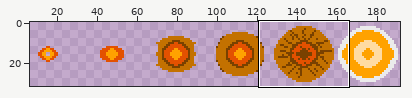
File history of a sprite sheet, Assets/Sprites/EnemySpawner.png. The picture above shows the old version from afar; the outline marks the close-up.
Close-up. As it was:
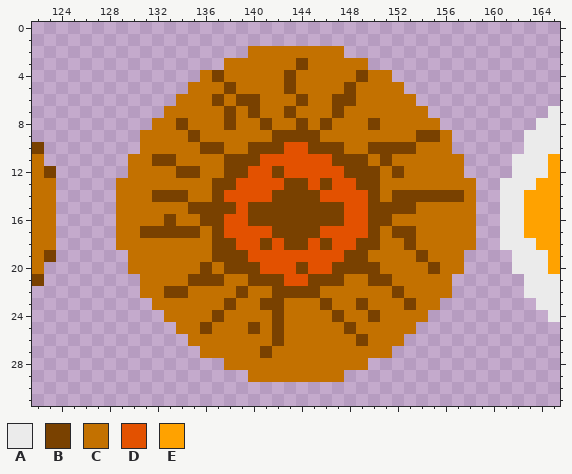
The file is 192x32 pixels. Shown: x 122..165, y 0..31. The wide view leaves out empty margins.
Palette (. is transparent): A #ebebeb  B #794100  C #c37100  D #e35100  E #ffa200
Pixels before, first column x 122:
 2 ..................CCCCCCCC..................
 3 ................CCCCCCBCCCCC................
 4 ..............CBCCCCCBCCCCCBCC..............
 5 .............CCCBCCCCBCCCCBCCCC.............
 6 ............CCCBCBBCCCBCCBBCCCCC............
 7 ...........CCCCCBCBCCBCCCBCCCCCCC..........A
 8 ..........CCBCCCBCCBCCBCBCCCBCCCCC........AA
 9 .........CCCCBCCCCCCBBBBCCCCCCCCBBC......AAA
10 B........CCCCCBBCCBBBDDBBBCCBBBBCCC......AAA
11 C.......CCBBCCCCBBBDDDDDDBBBCBCCCCCC....AAAE
12 CB......CCCCBBCCBBDDBDDDDDBBBCBCCCCC....AAAE
13 CC.....CCCCCCCCBBDDDDBBDBDDBBCCCCCCCC..AAAEE
14 CC.....CCCBBBCCBDDDDBBBBDDDDBCBBBBBBC..AAEEE
15 CC.....CCCCCCBBBBDBBBBBBBBDDBBBBCCCCC..AAEEE
16 CC.....CCCCBCCBBDDBBBBBBBBDDBBCCCCCCC..AAEEE
17 CC.....CCBBBBBCBDDDDBBBBDDDDBCBBCCCCC..AAEEE
18 CC.....CCCCCCCCBBDDBDBBDBDDBBCCBCCCCC..AAAEE
19 CB......CCCCCCCBBBDDDDDDDDBBCCCCBCCC....AAAE
20 C.......CCCCCCBCBBBDDDBDDBBBBCCCCBCC....AAAE
21 B........CCCCBBBCCBBBDDBBBCCBBCCCCC......AAA
22 .........CCBBCCCCBCCBBBBCCCCCCBCCCC......AAA
23 ..........CCCCCCBCCBBCCCBCCBCCCBCC........AA
24 ...........CCCCBCCCCBCCCCBCCBCCCC..........A
25 ............CCBCCCBCBCCCCCBCCCCC............
26 .............CCCCCCCBCCCCCCBCCC.............
27 ..............CCCCCBCCCCCCCCCC..............
28 ................CCCCCCCCCCCC................
29 ..................CCCCCCCC..................
New version:
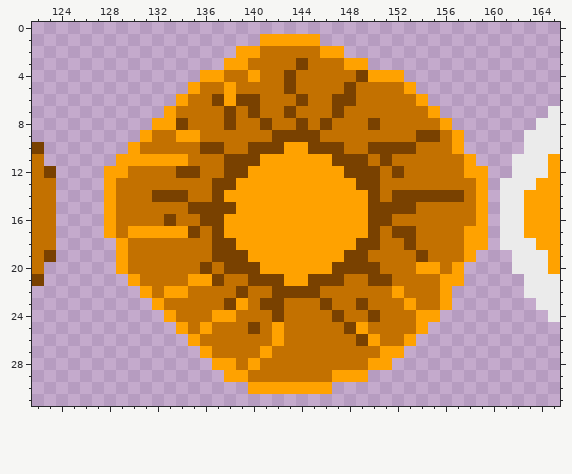
The edit:
The author put colour E in row 1 at x 141 to 145; in row 2 at x 139; in row 4 at x 152; in row 5 at x 153; in row 6 at x 154; in row 7 at x 155.
The author put colour E in row 8 at x 156; in row 9 at x 157; in row 10 at x 130 and 157; in row 11 at x 129 and 158; in row 12 at x 128 to 129 and 158 to 159; in rows 13 to 17 at x 128 and 159.
The author put colour E in row 18 at x 159; in row 19 at x 129 and 158; in row 20 at x 129; in row 21 at x 130 and 157; in row 23 at x 156; in row 24 at x 155.
The author put colour E in row 25 at x 154; in row 26 at x 153; in row 27 at x 152; in row 28 at x 137 and 150 to 151; in row 29 at x 138 to 139 and 148 to 149; in row 30 at x 140 to 146.
Colour B becomes colour E in row 4 at x 137; in row 5 at x 138; in row 9 at x 135; in row 11 at x 132 to 133; in row 12 at x 142; in row 13 at x 143 to 144 and 146.
Colour B becomes colour E in row 14 at x 142 to 145; in rows 15 to 16 at x 140 to 147; in row 17 at x 131 to 134 and 142 to 145; in row 18 at x 141, 143 to 144 and 146; in row 20 at x 144 and 155; in row 21 at x 135 to 136.
Colour B becomes colour E in row 22 at x 133 to 134 and 152; in row 23 at x 153; in row 24 at x 137; in row 25 at x 136 and 142; in row 26 at x 142; in row 27 at x 141.
Colour C becomes colour E in row 2 at x 140 and 146 to 147; in row 3 at x 138 to 139 and 148 to 149; in row 4 at x 136, 140 and 150 to 151; in row 5 at x 135; in row 6 at x 134 and 138; in row 7 at x 133.
Colour C becomes colour E in row 8 at x 132 to 133; in row 9 at x 131 and 134; in row 11 at x 130 to 131 and 134; in row 17 at x 130 and 158; in row 18 at x 129 and 158; in row 20 at x 154 and 157.
Colour C becomes colour E in row 21 at x 156; in row 22 at x 131 and 156; in row 23 at x 132 and 139; in row 24 at x 133, 138 and 154; in row 25 at x 134 and 149; in row 26 at x 135 and 150.
Colour C becomes colour E in row 27 at x 136 and 151; in row 28 at x 138 and 140; in row 29 at x 147.
Colour D becomes colour E in row 10 at x 143 to 144; in row 11 at x 141 to 146; in row 12 at x 140 to 141 and 143 to 147; in row 13 at x 139 to 142, 145 and 147 to 148; in row 14 at x 138 to 141 and 146 to 149; in row 15 at x 139 and 148 to 149.
Colour D becomes colour E in row 16 at x 138 to 139 and 148 to 149; in row 17 at x 138 to 141 and 146 to 149; in row 18 at x 139 to 140, 142, 145 and 147 to 148; in row 19 at x 140 to 147; in row 20 at x 141 to 143 and 145 to 146; in row 21 at x 143 to 144.
